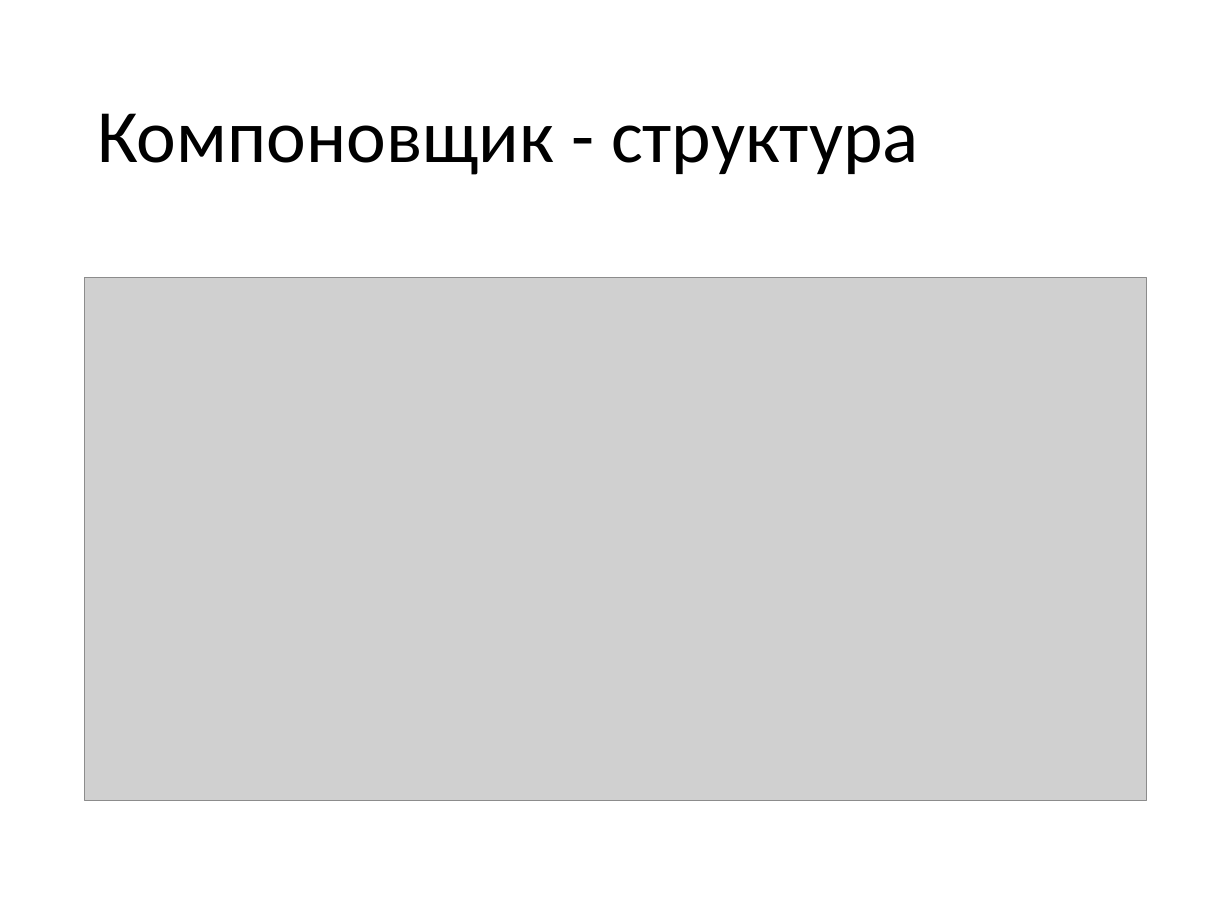
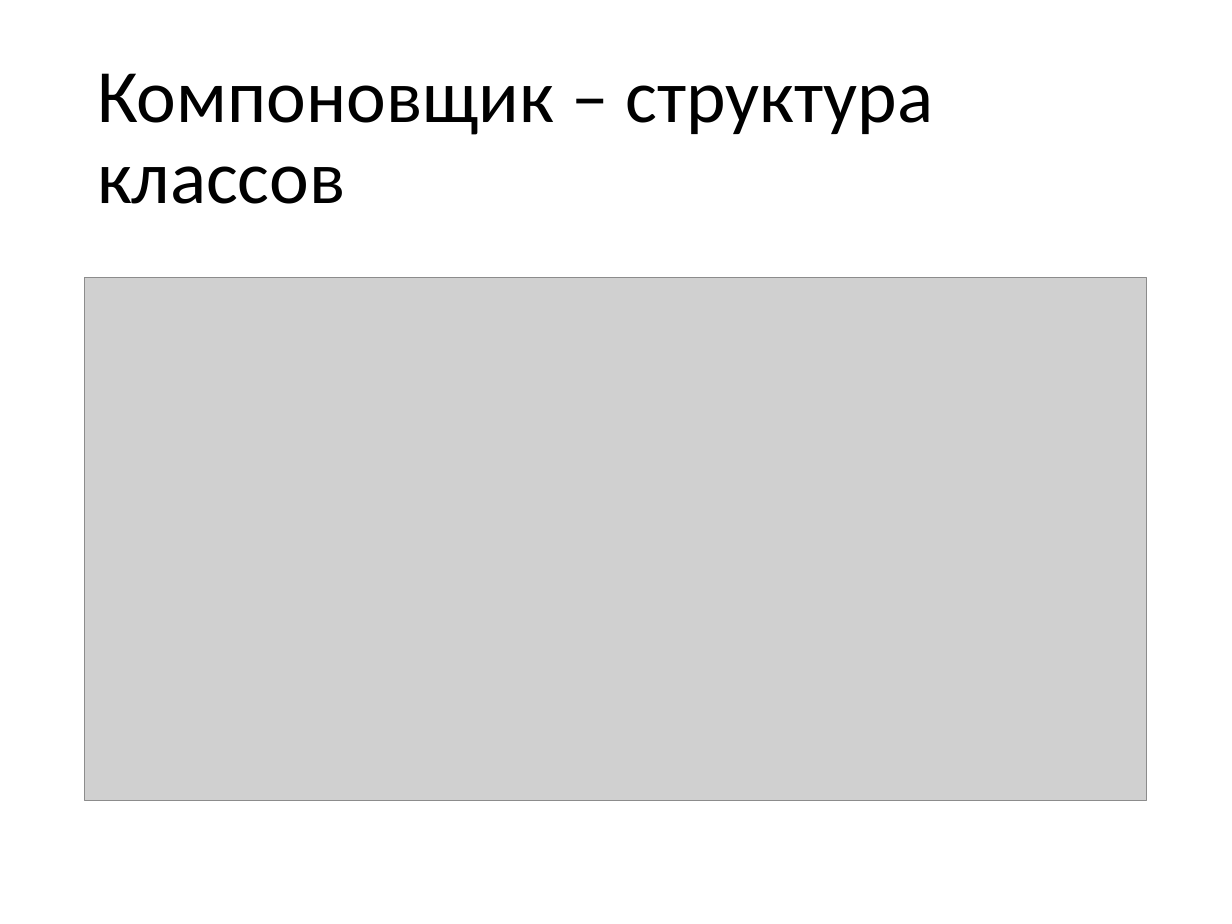
Before and after one commit to pelipas/OOP, a slide deck: slide 21 of Lecture_14_OOP_new.pptx (slide 12 before the commit). Drawn at 1232x924 pixels with LibreOffice and Linux fonts; fonts in the diff are those of the drawing; grey boxes stand for pictures. Boxes give left, top, right and bottom in pixels: in the first picture for what was removed or moved away, otherwise in the second. Text is boxed around its words. In the diff, an @@ line names an element or a change of style, - is before the commit and + after.

```diff
--- a/Lecture_14_OOP_new.pptx
+++ b/Lecture_14_OOP_new.pptx
@@ title at [97,73,934,204]: text changed @@
-Компоновщик - структура
+Компоновщик – структура классов
```
Also in this commit, not shown: 3 other slides changed, 23 slides added, 4 other files.
